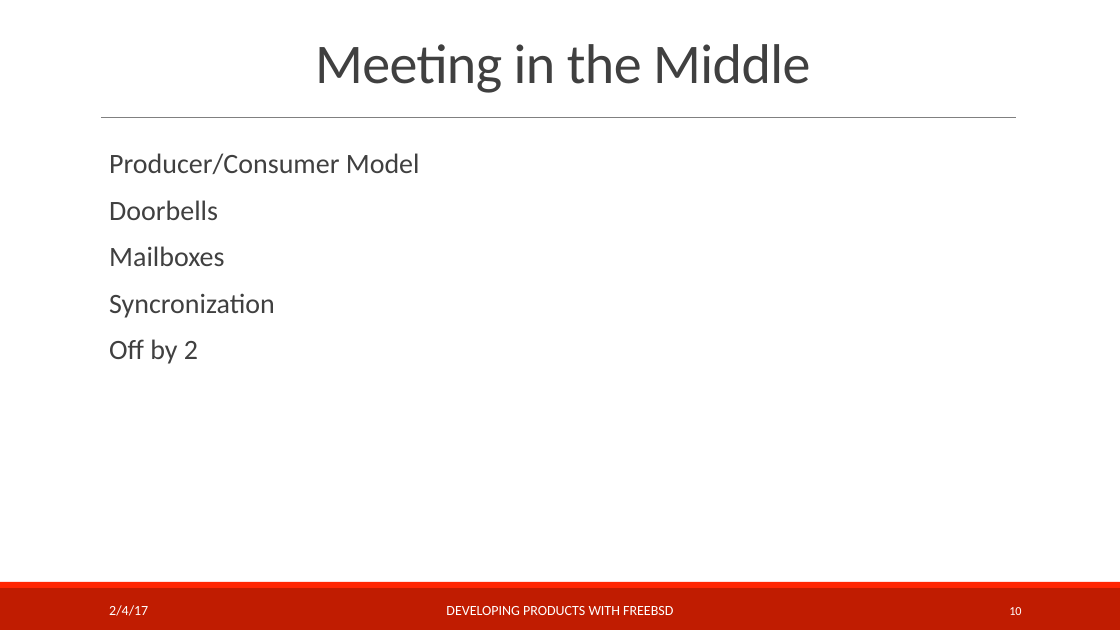
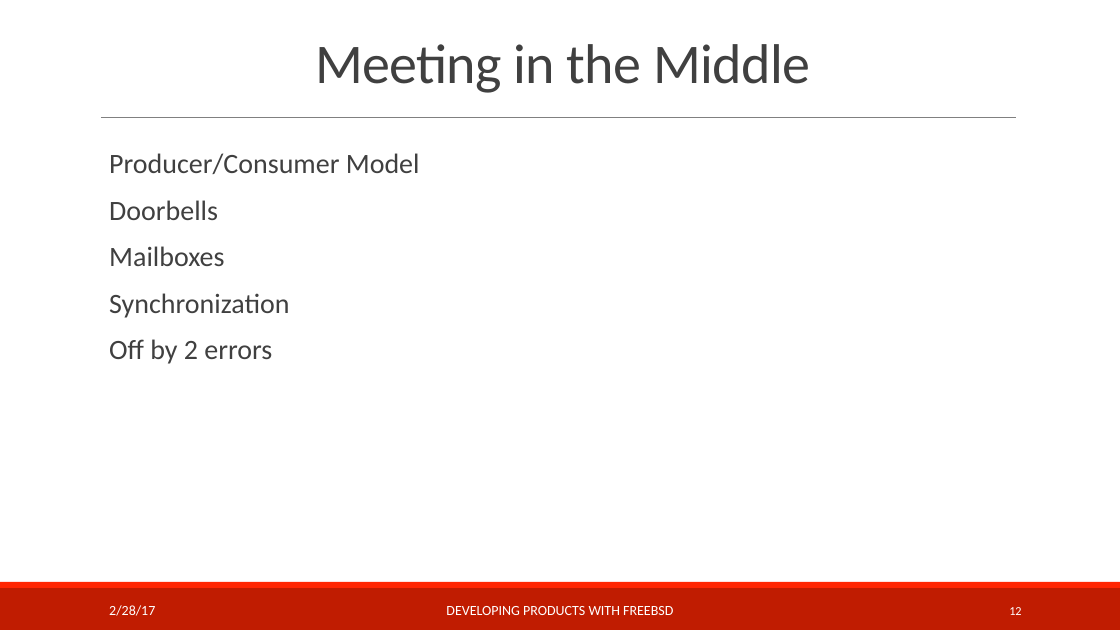
Before and after one commit to teachbsd/course, a slide deck: slide 12 of undergraduate/lectures/devices.pptx (slide 10 before the commit). Drawn at 1120x630 pixels with LibreOffice and Linux fonts; fonts in the diff are those of the drawing; background and template pictures are left out. Boxes give left, top, right and bottom in pixels: in the first picture for what was removed or moved away, otherwise in the second. Text is boxed around its words. In the diff, an @@ line names an element or a change of style, - is before the commit and + after.

```diff
--- a/undergraduate/lectures/devices.pptx
+++ b/undergraduate/lectures/devices.pptx
@@ text at bbox=[109, 293, 289, 364]: text changed @@
-  Syncronization
-  Off by 2
+  Synchronization
+  Off by 2 errors
@@ text at bbox=[109, 605, 155, 616]: text changed @@
-2/4/17
+2/28/17
@@ page number at bbox=[1009, 607, 1021, 615]: text changed @@
-10
+12
```
Also in this commit, not shown: 11 other slides changed, 3 slides added, 1 other file.
